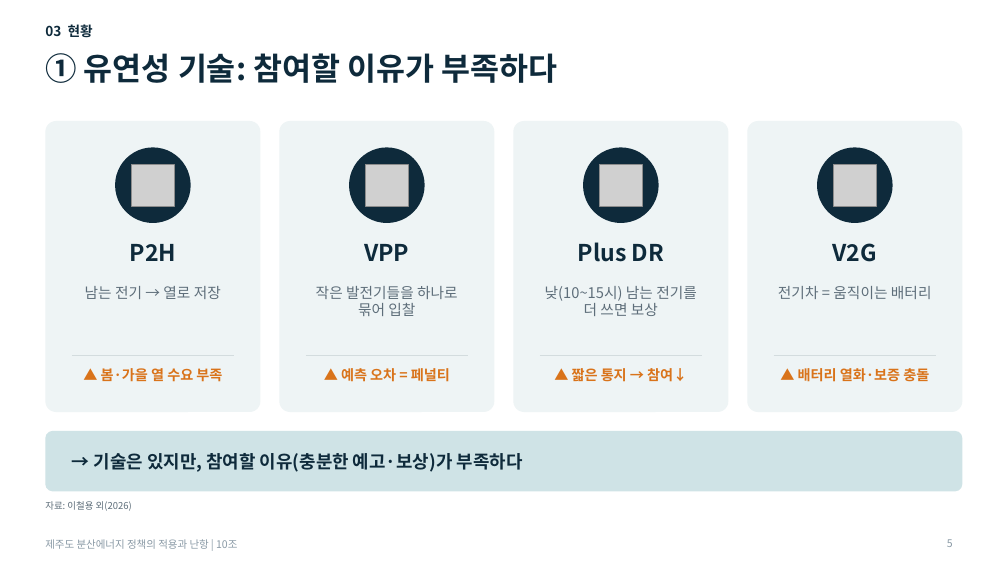
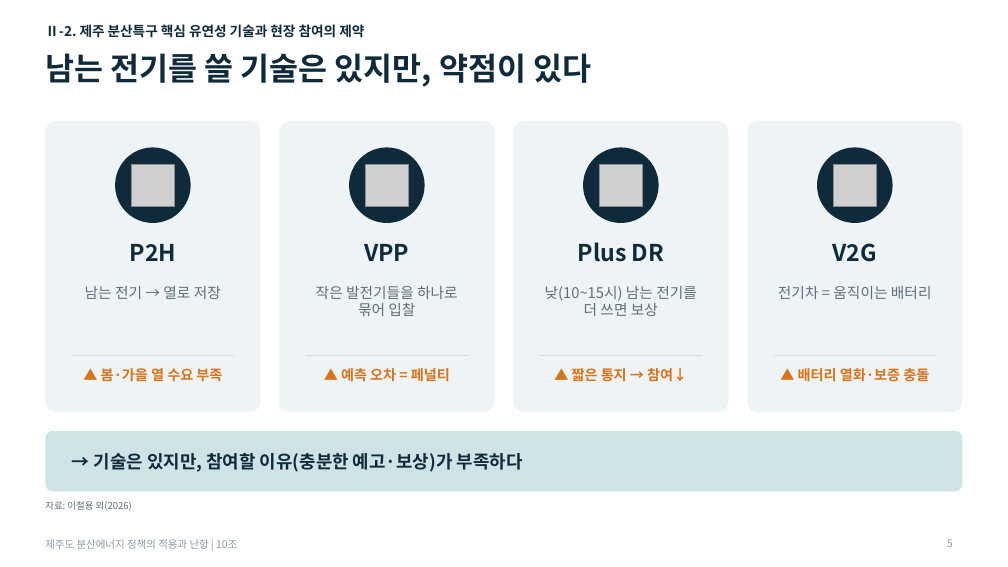
Before and after one commit to a44830300-arch/shaohong, a slide deck: slide 5 of 학업/전기/발표/분산에너지_발표_시안A.pptx. Drawn at 1008x567 pixels with LibreOffice and Linux fonts; fonts in the diff are those of the drawing; grey boxes stand for pictures. Boxes give left, top, right and bottom in pixels: in the first picture for what was removed or moved away, otherwise in the second. Text is boxed around its words. In the diff, an @@ line names an element or a change of style, - is before the commit and + after.

```diff
--- a/학업/전기/발표/분산에너지_발표_시안A.pptx
+++ b/학업/전기/발표/분산에너지_발표_시안A.pptx
@@ text at bbox=[45, 24, 364, 38]: text changed @@
-03 현황
+Ⅱ-2. 제주 분산특구 핵심 유연성 기술과 현장 참여의 제약
@@ title at bbox=[45, 53, 591, 87]: text changed @@
-① 유연성 기술: 참여할 이유가 부족하다
+남는 전기를 쓸 기술은 있지만, 약점이 있다
```
Also in this commit, not shown: 10 other slides changed, 1 other file.
